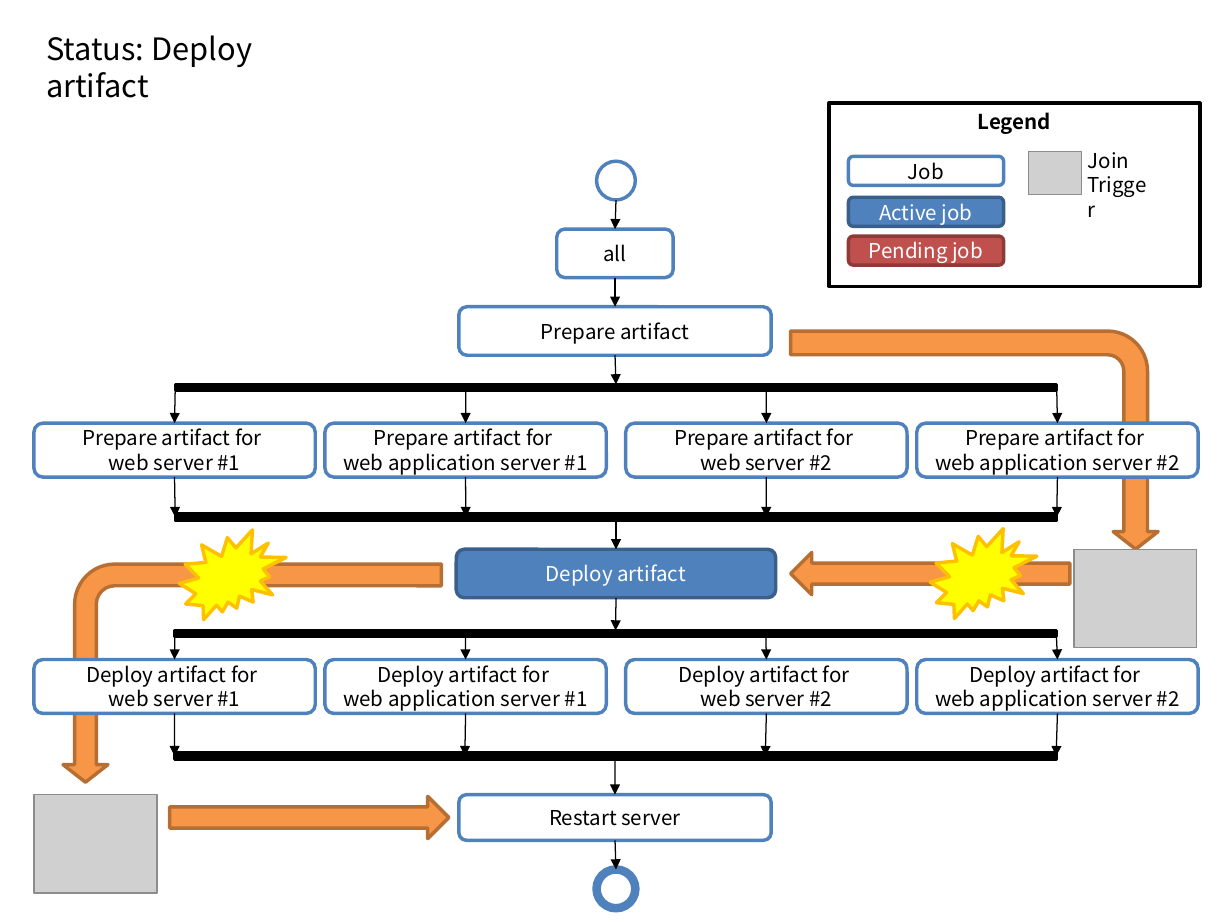
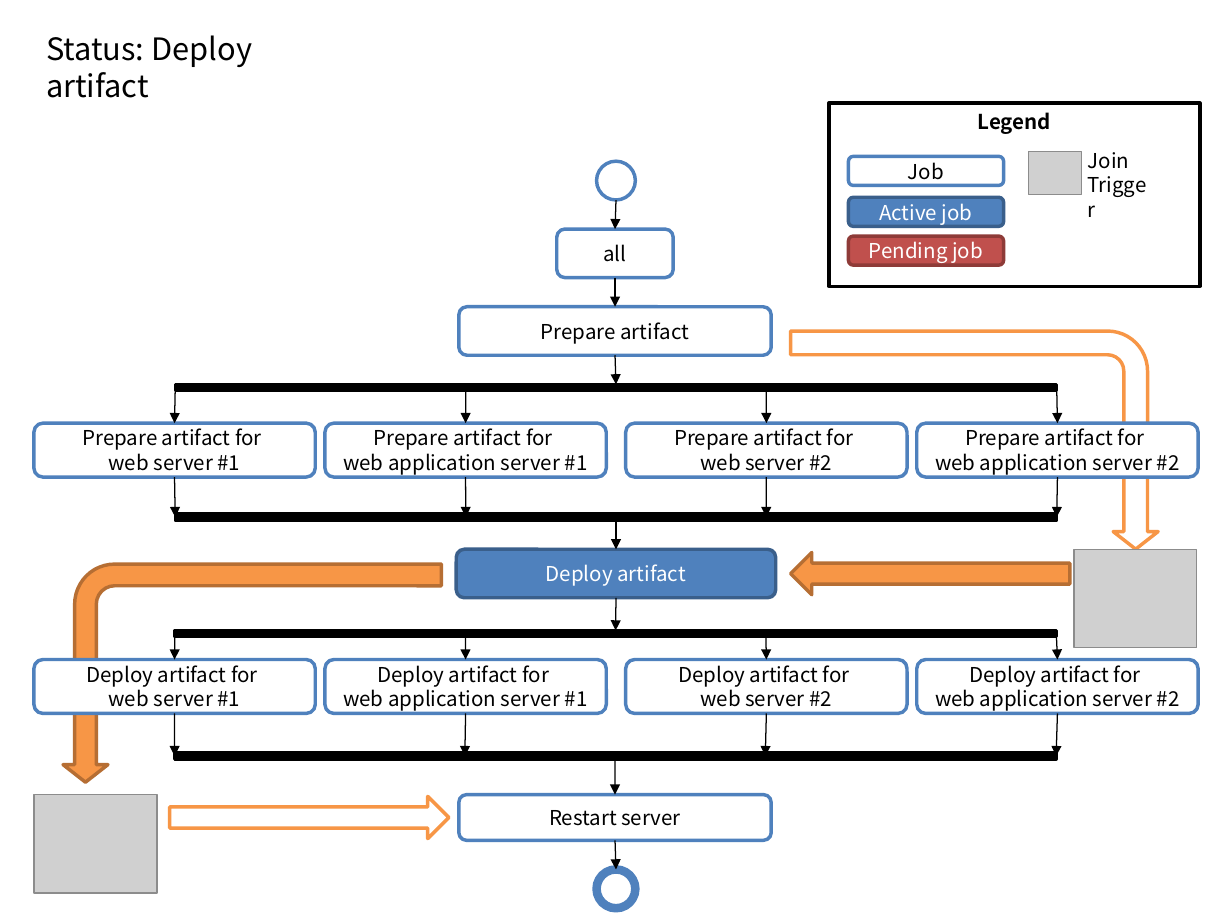
Before and after one commit to kwbaek/codelabor, a slide deck: slide 5 of documentation/draft/ci-environment/join.pptx. Drawn at 1232x924 pixels with LibreOffice and Linux fonts; fonts in the diff are those of the drawing; grey boxes stand for pictures. Boxes give left, top, right and bottom in pixels: in the first picture for what was removed or moved away, otherwise in the second. Text is boxed around its words. In the diff, an @@ line names an element or a change of style, - is before the commit and + after.

```diff
--- a/documentation/draft/ci-environment/join.pptx
+++ b/documentation/draft/ci-environment/join.pptx
@@ bent arrow at <box>790,331,1157,549</box>: fill #F79646 to #FFFFFF; outline #B76F34 2 pt to #F79646 2 pt @@
@@ irregular seal removed at <box>180,530,287,620</box> @@
@@ irregular seal removed at <box>930,529,1037,618</box> @@
@@ right arrow at <box>170,796,450,838</box>: fill #F79646 to #FFFFFF; outline #B76F34 2 pt to #F79646 2 pt @@
```
Also in this commit, not shown: 7 other slides changed.
